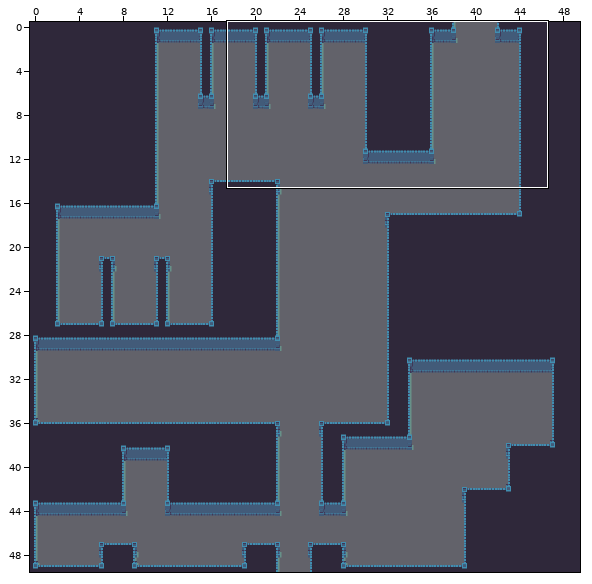
Tiled map: DunkleHeld/resources/levels/bare/level3_room1.tmx. Above: a wide view before the commit, with the close-up outlined.
Close-up. As it was:
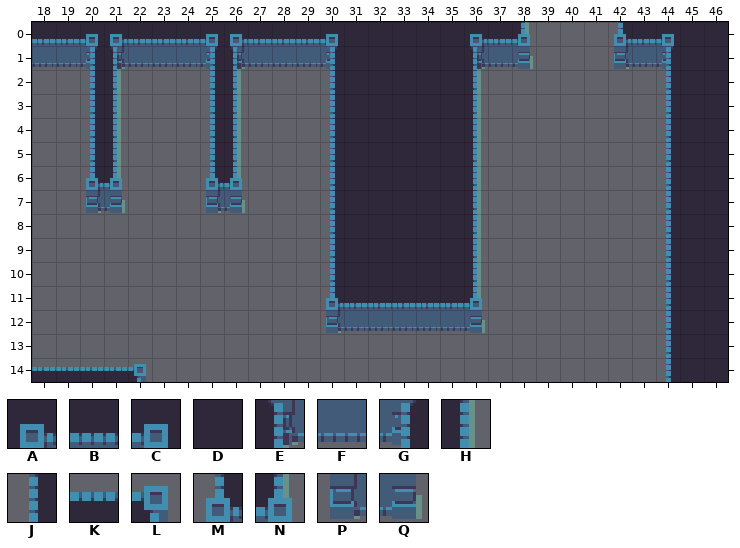
Cells are 16x16 px. Shown: x 18..46, y 0..14. The commit also changed other parts of the map, which this record leaves out.
Key: from "tiles": A 3, B 4, C 5, D 7, E 9, F 10, G 11, H 15, J 17, K 22, L 33, M 44, N 45, P 50, Q 51.
_ is an empty cell.
Layer "Tiles" before, first column x 18:
 0 BBCABBBCABBBCDDDDDABN___MBCDD
 1 FFGEFFFGEFFFGDDDDDEFQ___PFGDD
 2 __JH___JH___JDDDDDH_______JDD
 3 __JH___JH___JDDDDDH_______JDD
 4 __JH___JH___JDDDDDH_______JDD
 5 __JH___JH___JDDDDDH_______JDD
 6 __MN___MN___JDDDDDH_______JDD
 7 __PQ___PQ___JDDDDDH_______JDD
 8 ____________JDDDDDH_______JDD
 9 ____________JDDDDDH_______JDD
10 ____________JDDDDDH_______JDD
11 ____________MBBBBBN_______JDD
12 ____________PFFFFFQ_______JDD
13 __________________________JDD
14 KKKKL_____________________JDD
The result:
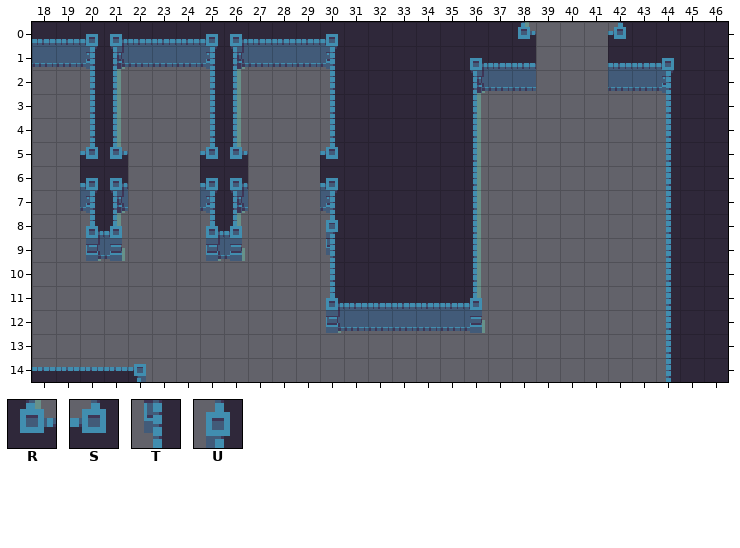
Further tiles: from "tiles": R 21, S 23, T 38, U 46.
Diff:
Changed rows in their new state; . is an unchanged cell.
Layer "Tiles":
first column x 20:
 0 ................DDR...SDD
 1 ................ABB...BBC
 2 ................EFF...FFG
 5 SR...SR...S..............
 6 CA...CA...C..............
 7 GE...GE...G..............
 8 MN...MN...U..............
 9 PQ...PQ...T..............
Changed places in both close-ups, as pixel boxes (x1, y1, x2, y2):
changed: (470, 27, 536, 93)
changed: (608, 27, 674, 93)
changed: (80, 147, 128, 261)
changed: (200, 147, 248, 261)
changed: (320, 147, 338, 255)
